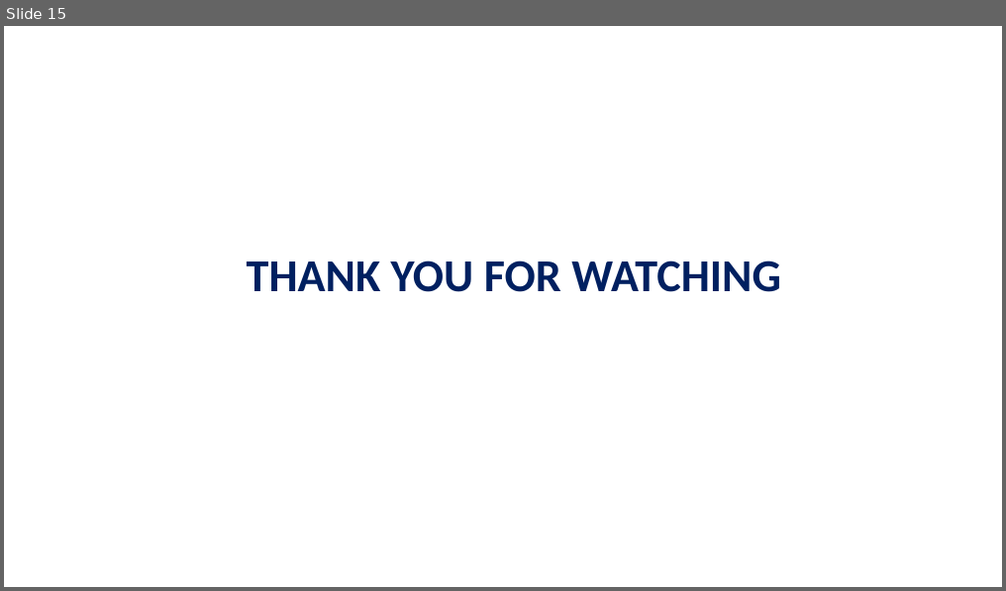
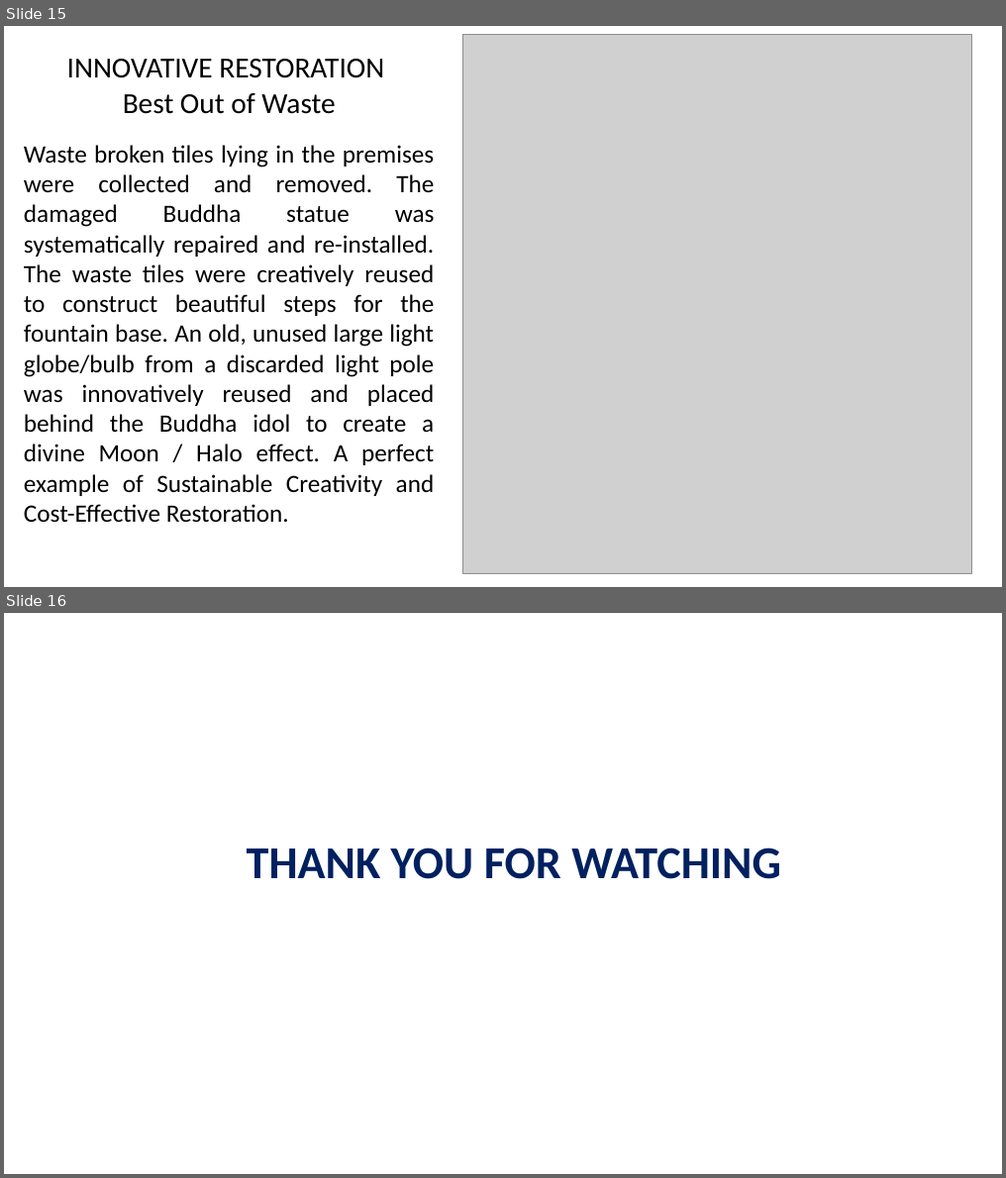
Before and after one commit to RashmivernekarN/LDSS, a slide deck: WASTE MANAGEMENT & AREA UTILIZATION IMPROVEMENT.pptx. Shown one above the other, each under a label of ours: slide 15 before the commit, slides 15 and 16 after it. The pictures are 1006x591 and 1006x1178 pixels, drawn with LibreOffice and Linux fonts; fonts in the diff are those of the drawing; grey boxes stand for pictures. Boxes give left, top, right and bottom in pixels: in the first picture for what was removed or moved away, otherwise in the second. Text is boxed around its words. In the diff, an @@ line names an element or a change of style, - is before the commit and + after.

```diff
--- a/WASTE MANAGEMENT & AREA UTILIZATION IMPROVEMENT.pptx
+++ b/WASTE MANAGEMENT & AREA UTILIZATION IMPROVEMENT.pptx
@@ slide 15 added at [4,26,1002,587], background #FFFFFF @@
@@ picture added at [463,35,972,574] @@
@@ text added at [67,59,384,114], 28 pt, text #000000 @@
+INNOVATIVE RESTORATION
+Best Out of Waste
@@ text added at [24,145,435,523], 24 pt, text #000000 @@
+Waste broken tiles lying in the premises were collected and removed. The damaged Buddha statue was systematically repaired and re-installed. The waste tiles were creatively reused to construct beautiful steps for the fountain base. An old, unused large light globe/bulb from a discarded light pole was innovatively reused and placed behind the Buddha idol to create a divine Moon / Halo effect. A perfect example of Sustainable Creativity and Cost-Effective Restoration.
@@ what was slide 15 is now slide 16 @@
```
Also in this commit, not shown: 1 other file.
